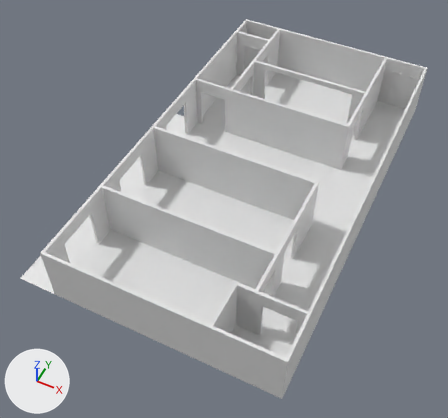
One commit to the Blender file Blender/Apartment/Apartment.blend: the scene before it, then after it.
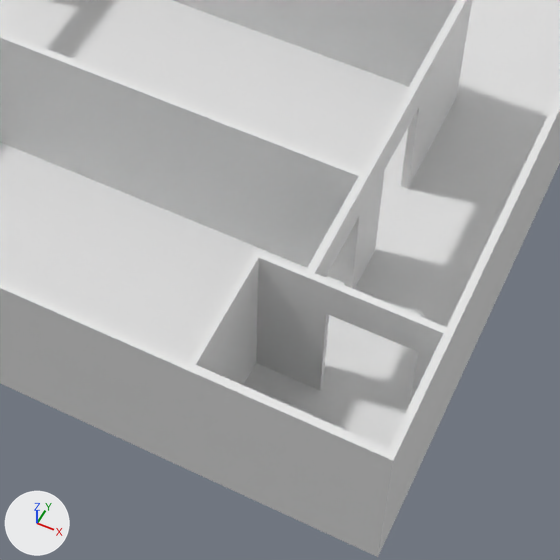
The first picture shows the older version from a 50 mm lens placed at (4.36, -10.81, 11.86), pointed at (-0.21, -1.67, 0.43). The close-ups show both versions on the part from 31% to 78% of the width and 45% to 96% of the height of that picture; other places that the commit changed are outside them. The axes (+X, +Y, +Z) are drawn at lower left. The lights are the same throughout.
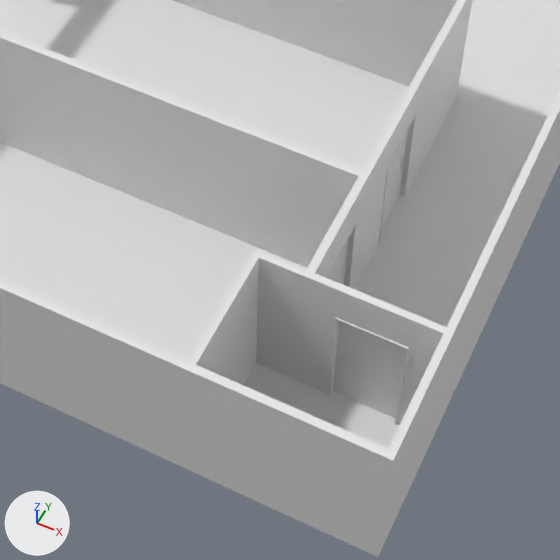
Boxes [x1, y1, x2, y2] around the edits, measured in the close-ups (560 x 560 px; the box of a moved part takes in the faces that stretch with it):
'Door.002', added: after [333, 322, 406, 418]
'Door.003', added: after [382, 131, 408, 226]
'Door_Frame.006', added: after [328, 317, 409, 425]
'Door_Frame.007', added: after [378, 114, 416, 244]
'Door_Frame.008', added: after [326, 223, 356, 287]
'Door.004', added: after [327, 240, 348, 285]
'trinco.002', added: after [342, 357, 354, 365]
part 1 of me_plane, moved or reshaped: before [409, 319, 446, 404]; after [397, 314, 446, 425]
part 2 of me_plane, moved or reshaped: before [344, 0, 470, 289]; after [350, 0, 470, 289]
part 3 of me_plane, moved or reshaped: before [0, 0, 542, 419]; after [0, 0, 542, 327]
part 4 of me_plane, moved or reshaped: before [0, 76, 423, 361]; after [0, 82, 419, 361]
part 5 of me_plane, moved or reshaped: before [244, 273, 426, 449]; after [244, 273, 415, 449]

Patch to the scene script:
```diff
--- a/Blender/Apartment/Apartment.blend.py
+++ b/Blender/Apartment/Apartment.blend.py
@@ me_plane @@
 me_plane.from_pydata(...)  # 422 vertices, 393 faces; spans x -3.26..3.09, y -5.7..4.05, z 0.0..1.47
+# me_plane part 1: all 6 vertices in x 2.87, y -4.62..-4.56, z 0.0..1.46 are moved by (-0.08, 0.0, 0.0)
+# me_plane part 2: 10 of the vertices in x 1.93..2.0, y -3.69..-2.46, z 0.0..1.46 are moved by (0.0, -0.08, 0.0)
+# me_plane part 3: all 4 vertices in x 1.93..2.0, y -3.19, z 0.0..1.1 are moved by (0.0, 0.07, 0.0)
+# me_plane part 4: 6 of the vertices in x 1.93..2.0, y -4.42..-3.19, z 0.0..1.46 are moved by (0.0, 0.08, 0.0)
+# me_plane part 5: all 6 vertices in x 2.14, y -4.62..-4.56, z 0.0..1.46 are moved by (0.08, 0.0, 0.0)
@@ ob_door_002 @@
+ob_door_002 = bpy.data.objects.new('Door.002', me_cube_016)  # a box spanning x -0.98..0.0, y -0.02..0.02, z -0.98..0.98; a box spanning x -0.88..-0.82, y -0.02..0.02, z -0.14..0.1
+ob_door_002.parent = ob_door_frame_006
+ob_door_002.location = (0.776, 3.796, -0.126)
@@ ob_door_frame_006 @@
+ob_door_frame_006 = bpy.data.objects.new('Door_Frame.006', me_cube_008.copy())  # the mesh of ob_door_frame_002
+ob_door_frame_006.location = (2.414, -4.479, 0.996)
+ob_door_frame_006.scale = (0.557, 0.77, 0.557)
@@ ob_trinco_002 @@
+ob_trinco_002 = bpy.data.objects.new('trinco.002', me_cube_010.copy())  # the mesh of ob_trinco_001
+ob_trinco_002.parent = ob_door_frame_006
+ob_trinco_002.location = (2.212, -4.46, 1.013)
+ob_trinco_002.scale = (0.0475, 0.0594, 0.0475)
@@ ob_trinco_003 @@
+ob_trinco_003 = bpy.data.objects.new('trinco.003', me_cube_010.copy())  # the mesh of ob_trinco_001
+ob_trinco_003.parent = ob_door_frame_007
+ob_trinco_003.location = (1.857, -2.519, 1.013)
+ob_trinco_003.rotation_euler = (0.0, 0.0, -1.571)  # degrees (0, 0, -90)
+ob_trinco_003.scale = (0.0475, 0.0594, 0.0475)
@@ ob_door_frame_007 @@
+ob_door_frame_007 = bpy.data.objects.new('Door_Frame.007', me_cube_008.copy())  # the mesh of ob_door_frame_002
+ob_door_frame_007.location = (1.878, -2.713, 0.996)
+ob_door_frame_007.rotation_euler = (0.0, 0.0, -1.571)  # degrees (0, 0, -90)
+ob_door_frame_007.scale = (0.557, 0.77, 0.557)
@@ ob_door_003 @@
+ob_door_003 = bpy.data.objects.new('Door.003', me_cube_016.copy())
+ob_door_003.parent = ob_door_frame_007
+ob_door_003.location = (0.776, 3.744, -0.126)
@@ ob_door_004 @@
+ob_door_004 = bpy.data.objects.new('Door.004', me_cube_016.copy())
+ob_door_004.parent = ob_door_frame_008
+ob_door_004.location = (0.776, 3.744, -0.126)
@@ ob_door_frame_008 @@
+ob_door_frame_008 = bpy.data.objects.new('Door_Frame.008', me_cube_008.copy())  # the mesh of ob_door_frame_002
+ob_door_frame_008.location = (1.878, -3.941, 0.996)
+ob_door_frame_008.rotation_euler = (0.0, 0.0, -1.571)  # degrees (0, 0, -90)
+ob_door_frame_008.scale = (0.557, 0.77, 0.557)
```
